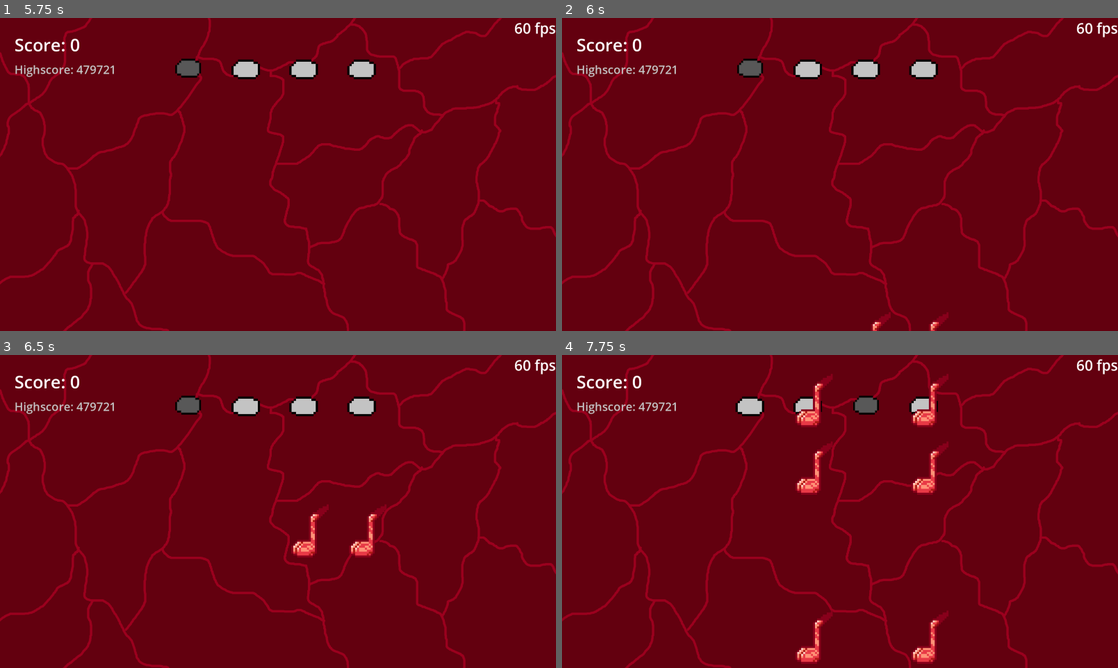
Above: before the commit, frames 1-4 (two rows, left to right).
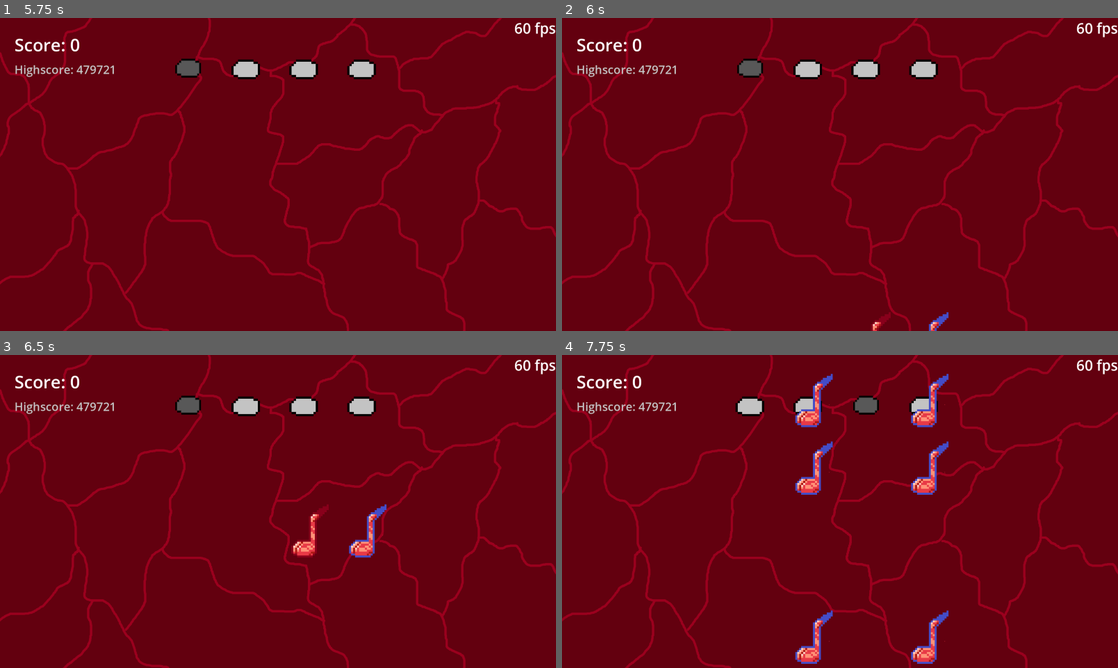
Above: after the commit, the same moments.

Repository: rlett/beats-of-godot-mind
Game: Godot game, scene res://Scenes/main.tscn
The game is run twice, just before and just after one commit, with the same random seed, the same clock (stepped at 60 frames per second) and the same inputs.
Inputs:
- Up to frame 1 (5.75 s): click "Borderline Forever" at 0.5 s; click "Play" at 1.25 s; tap Enter at 2, 3.5, 5 s; hold D 2.03-2.78 s; tap F every 0.75 s from 2.1 to 5.1 s; tap Space at 2.75, 4.25 s; hold S 2.78-3.53 s; hold D 3.53-5.03 s; hold A from 5.03 s (still down)
- Up to frame 2 (6 s): keep holding A; tap Space at 5.75 s; tap F at 5.85 s
- Up to frame 3 (6.5 s): keep holding A
- Up to frame 4 (7.75 s): release A at 6.53 s; hold S 6.53-7.28 s; tap F at 6.6, 7.35 s; hold D from 7.28 s (still down)

Frame 1 is identical in both runs. In frame 2, less than 0.1% of the frame differs, in the area x 66-70%, y 94-100%; in frame 3, 0.2%; in frame 4, 1.3%, in the area x 41-70%, y 6-99%.

Commit message:
Added functionality for different note sprites

Diff:
--- a/Scenes/Note.tscn
+++ b/Scenes/Note.tscn
@@ -1,16 +1,18 @@
-[gd_scene load_steps=4 format=3 uid="uid://dywr3hrogp2j"]
+[gd_scene load_steps=3 format=3 uid="uid://dywr3hrogp2j"]
 
-[ext_resource type="Texture2D" uid="uid://bgxcu2s6ulskw" path="res://Assets/redbrain.png" id="1_2e17b"]
 [ext_resource type="Script" path="res://Scripts/Note.gd" id="2_bvuvd"]
 
 [sub_resource type="RectangleShape2D" id="RectangleShape2D_ngo6y"]
 
-[node name="Sprite2D" type="Sprite2D"]
+[node name="Note" type="Node2D"]
 scale = Vector2(1.7, 1.7)
-texture = ExtResource("1_2e17b")
 script = ExtResource("2_bvuvd")
 
+[node name="noteSprite" type="Sprite2D" parent="."]
+scale = Vector2(1, 1)
+
 [node name="Area2D" type="Area2D" parent="."]
+scale = Vector2(1, 1)
 
 [node name="CollisionShape2D" type="CollisionShape2D" parent="Area2D"]
 position = Vector2(-5, 45)
--- a/Scripts/Conductor.gd
+++ b/Scripts/Conductor.gd
@@ -14,8 +14,11 @@
 var chart
 var path
 
-var unpressed = load("res://Assets/brainslot.png")
-var pressed = load("res://Assets/brainslot_pressed.png")
+var unpressed = preload("res://Assets/brainslot.png")
+var pressed = preload("res://Assets/brainslot_pressed.png")
+
+var note_sprite_1 = preload("res://Assets/redbrain.png")
+var note_sprite_2 = preload("res://Assets/bluebrain.png")
 
 var speed = 1000
 # Called when the node enters the scene tree for the first time.
@@ -56,6 +59,15 @@
 			#instantiate the new note and spawn it at a given xy position
 			var newNote = note.instantiate()
 			$Notes.add_child(newNote)
+			# give child correct texture
+			if chart.timings[numNote].noteID == 0:
+				newNote._set_texture(note_sprite_1)
+			if chart.timings[numNote].noteID == 1:
+				newNote._set_texture(note_sprite_2)
+			if chart.timings[numNote].noteID == 2:
+				newNote._set_texture(note_sprite_1)
+			if chart.timings[numNote].noteID == 3:
+				newNote._set_texture(note_sprite_2)
 			newNote._startUp(speed, chart.timings[numNote].noteID)
 			newNote._toggleMove()
 
--- a/Scripts/Note.gd
+++ b/Scripts/Note.gd
@@ -1,12 +1,15 @@
-extends Sprite2D
+extends Node
 
 var noteSpeed = 0
 var go = false
+
+# load textures for different notes
+
 # Called when the node enters the scene tree for the first time.
 func _startUp(speed, pos):
 	noteSpeed = speed
-	position.x = 660 + 200 * pos
-	position.y = 90 + speed*2
+	self.position.x = 660 + 200 * pos
+	self.position.y = 90 + speed*2
 
 func _toggleMove():
 	go = !go
@@ -20,6 +23,9 @@
 # Called every frame. 'delta' is the elapsed time since the previous frame.
 func _process(delta):
 	if(go):
-		position.y -= noteSpeed * delta
-		if(position.y < -100):
+		self.position.y -= noteSpeed * delta
+		if(self.position.y < -100):
 			self.queue_free()
+
+func _set_texture(tex):
+	$noteSprite.texture = tex
--- a/Scripts/NoteHole.gd
+++ b/Scripts/NoteHole.gd
@@ -1,6 +1,6 @@
 extends Node
 
-var unpressed = load("res://Assets/brainslot.png")
+var unpressed = preload("res://Assets/brainslot.png")
 
 # Called when the node enters the scene tree for the first time.
 func _ready():
